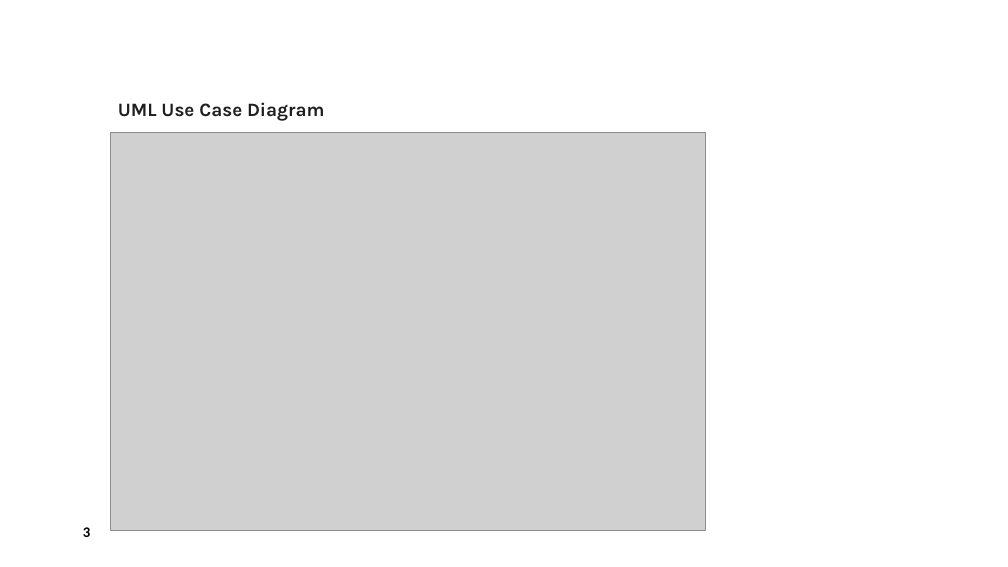
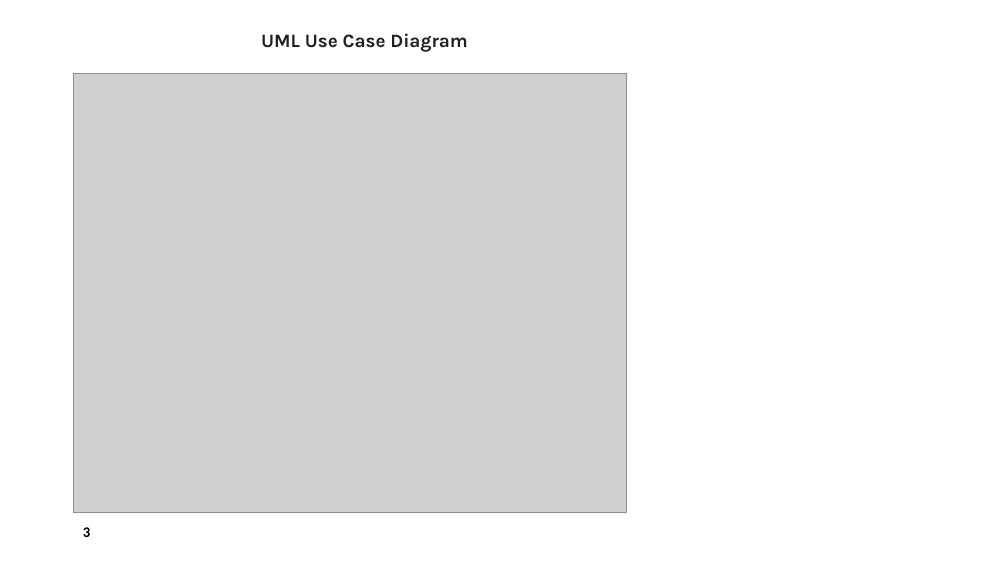
Before and after one commit to tahira4/SWENG-837-Software-System-Design-Final-Project, a slide deck: slide 3 of PowerPoint/Final_Project_Presentation_SWENG_837.pptx. Drawn at 1008x567 pixels with LibreOffice and Linux fonts; fonts in the diff are those of the drawing; grey boxes stand for pictures; background and template pictures are left out. Boxes give left, top, right and bottom in pixels: in the first picture for what was removed or moved away, otherwise in the second. Text is boxed around its words. In the diff, an @@ line names an element or a change of style, - is before the commit and + after.

Commit message:
Updated diagrams, presentation, and document; removed outdated sequence diagram and added new sequence diagram

```diff
--- a/PowerPoint/Final_Project_Presentation_SWENG_837.pptx
+++ b/PowerPoint/Final_Project_Presentation_SWENG_837.pptx
@@ text "UML Use Case Diagram": place and size @@
-text "UML Use Case Diagram" at box(118, 102, 325, 121)
+text "UML Use Case Diagram" at box(261, 33, 468, 52)
@@ picture: place and size @@
-picture at box(110, 132, 706, 531)
+picture at box(74, 73, 627, 512)
```
Also in this commit, not shown: 3 other slides changed, 6 slides added, 6 slides removed, 6 other files.
